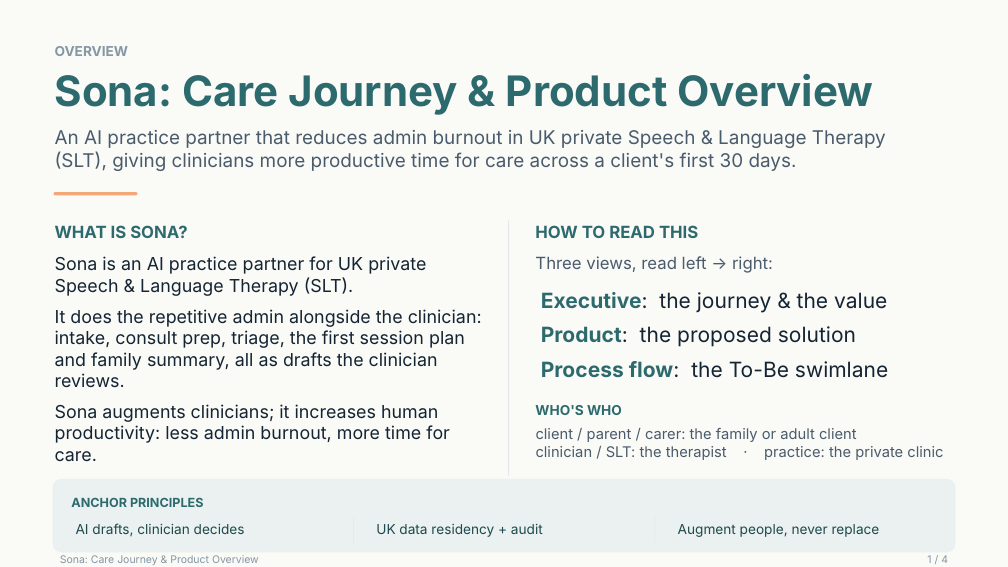
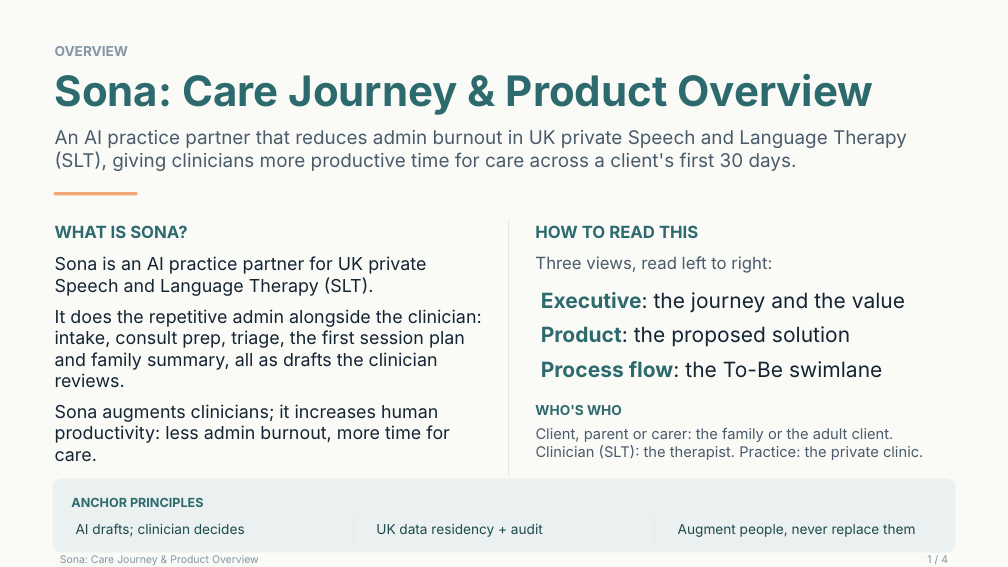
Before and after one commit to devuplabs/speech-mvp, a slide deck: slide 1 of docs/design/Sona_Care_Journey_Deck.pptx. Drawn at 1008x567 pixels with LibreOffice and Linux fonts; fonts in the diff are those of the drawing. Boxes give left, top, right and bottom in pixels: in the first picture for what was removed or moved away, otherwise in the second. Text is boxed around its words. In the diff, an @@ line names an element or a change of style, - is before the commit and + after.

```diff
--- a/docs/design/Sona_Care_Journey_Deck.pptx
+++ b/docs/design/Sona_Care_Journey_Deck.pptx
@@ text at [55,130,907,171]: text changed @@
-An AI practice partner that reduces admin burnout in UK private Speech & Language Therapy (SLT), giving clinicians more productive time for care across a client's first 30 days.
+An AI practice partner that reduces admin burnout in UK private Speech and Language Therapy (SLT), giving clinicians more productive time for care across a client's first 30 days.
@@ text at [55,256,426,296]: text changed @@
-Sona is an AI practice partner for UK private Speech & Language Therapy (SLT).
+Sona is an AI practice partner for UK private Speech and Language Therapy (SLT).
@@ text at [535,256,772,273]: text changed @@
-Three views, read left → right:
+Three views, read left to right:
@@ text at [541,292,905,313]: text changed @@
-Executive: the journey & the value
+Executive: the journey and the value
@@ text "Product: the proposed solution" rewrapped from [541,326,856,347] to [541,326,850,347] @@
@@ text "Process flow: the To-Be swimlane" rewrapped from [541,361,888,378] to [541,361,882,378] @@
@@ text at [536,428,923,460]: text changed @@
-client / parent / carer: the family or adult client
-clinician / SLT: the therapist · practice: the private clinic
+Client, parent or carer: the family or the adult client.
+Clinician (SLT): the therapist. Practice: the private clinic.
@@ text at [76,523,245,537]: text changed @@
-AI drafts, clinician decides
+AI drafts; clinician decides
@@ text at [678,524,915,537]: text changed @@
-Augment people, never replace
+Augment people, never replace them
```
Also in this commit, not shown: 3 other slides changed, 2 other files.
